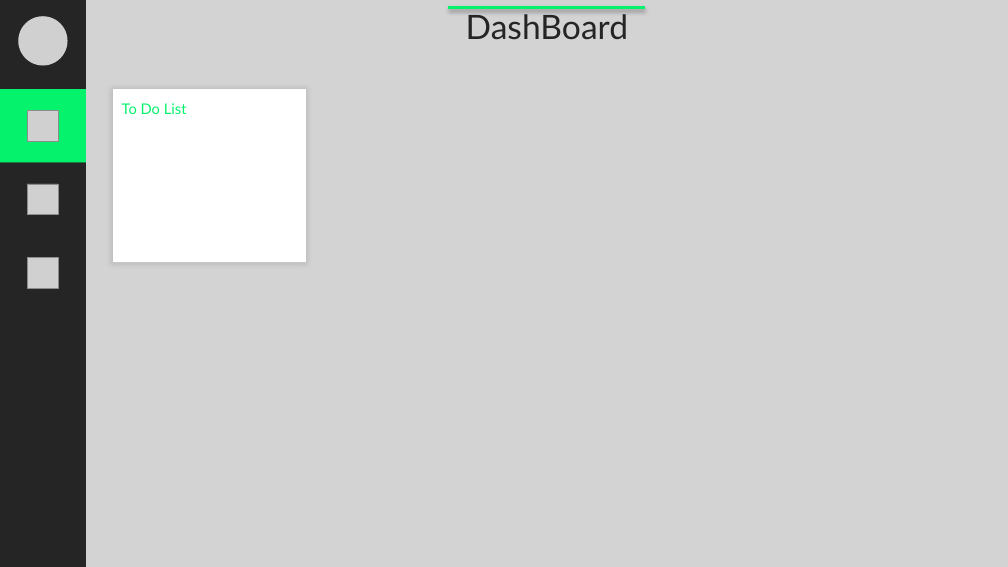
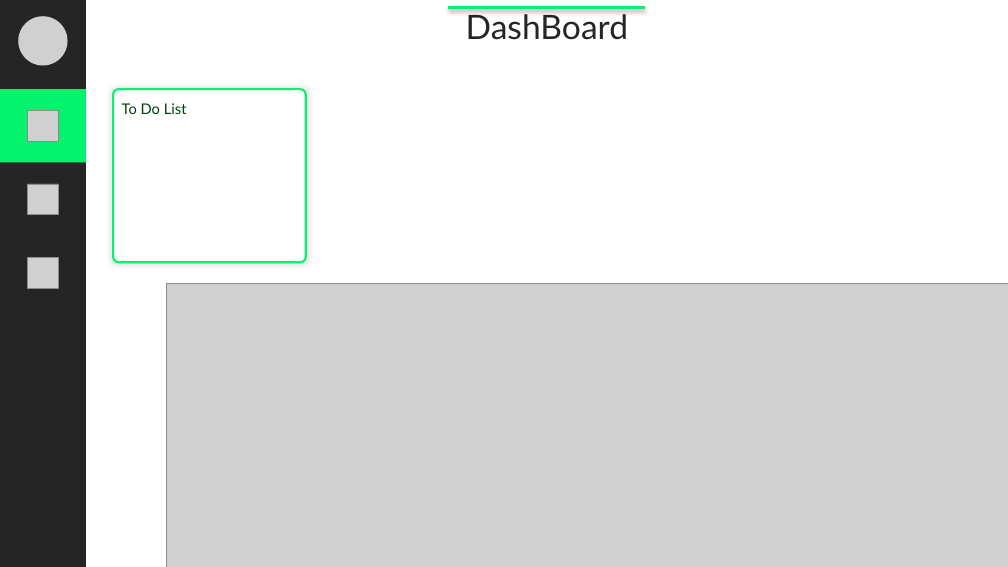
Before and after one commit to zowcode/TOZO_dashboard, a slide deck: slide 1 of UI.pptx. Drawn at 1008x567 pixels with LibreOffice and Linux fonts; fonts in the diff are those of the drawing; grey boxes stand for pictures; background and template pictures are left out. Boxes give left, top, right and bottom in pixels: in the first picture for what was removed or moved away, otherwise in the second. Text is boxed around its words. In the diff, an @@ line names an element or a change of style, - is before the commit and + after.

```diff
--- a/UI.pptx
+++ b/UI.pptx
@@ rectangle removed at (0,0,1008,567) @@
@@ rounded rectangle at (113,89,306,262): outline none to #05F26C 2 pt; proportions changed @@
@@ text "To Do List" at (122,103,187,114): text colour #05F26C to #01400B @@
@@ picture added at (166,284,1008,567) @@
```
Also in this commit, not shown: 5 other files.
